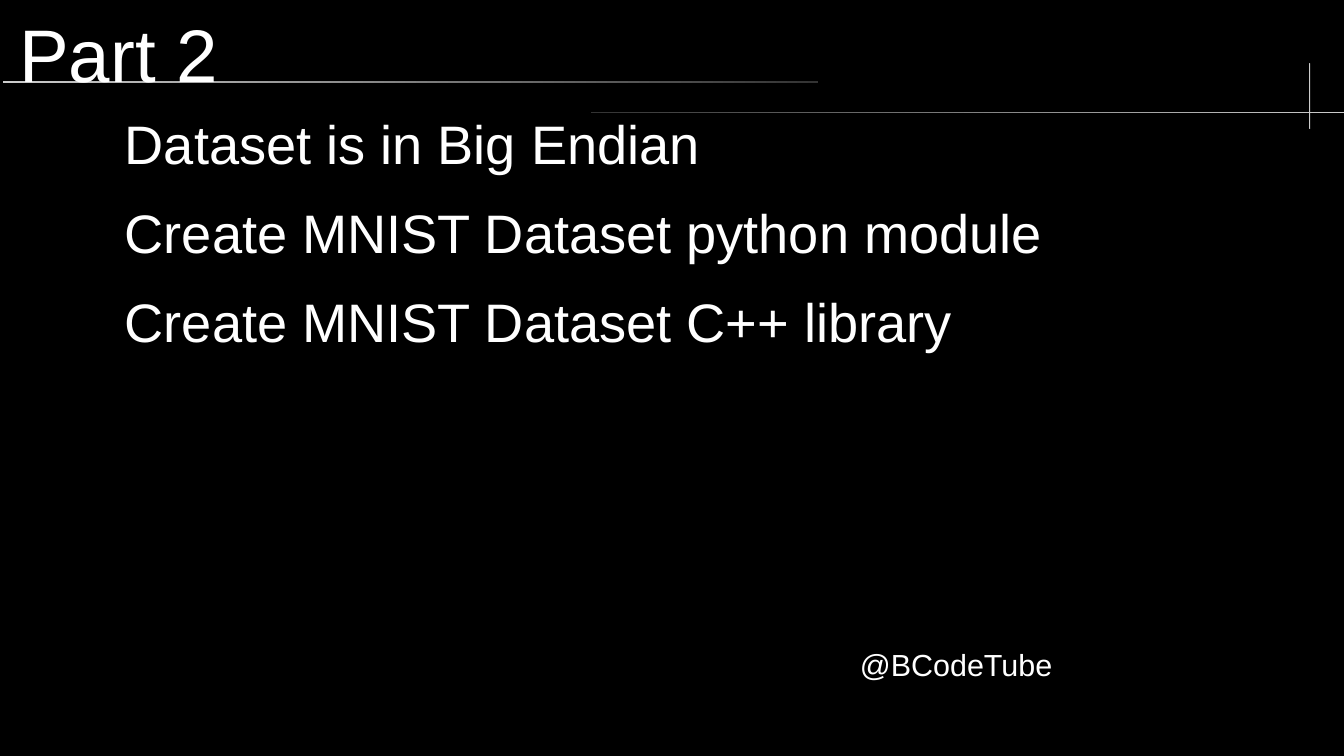
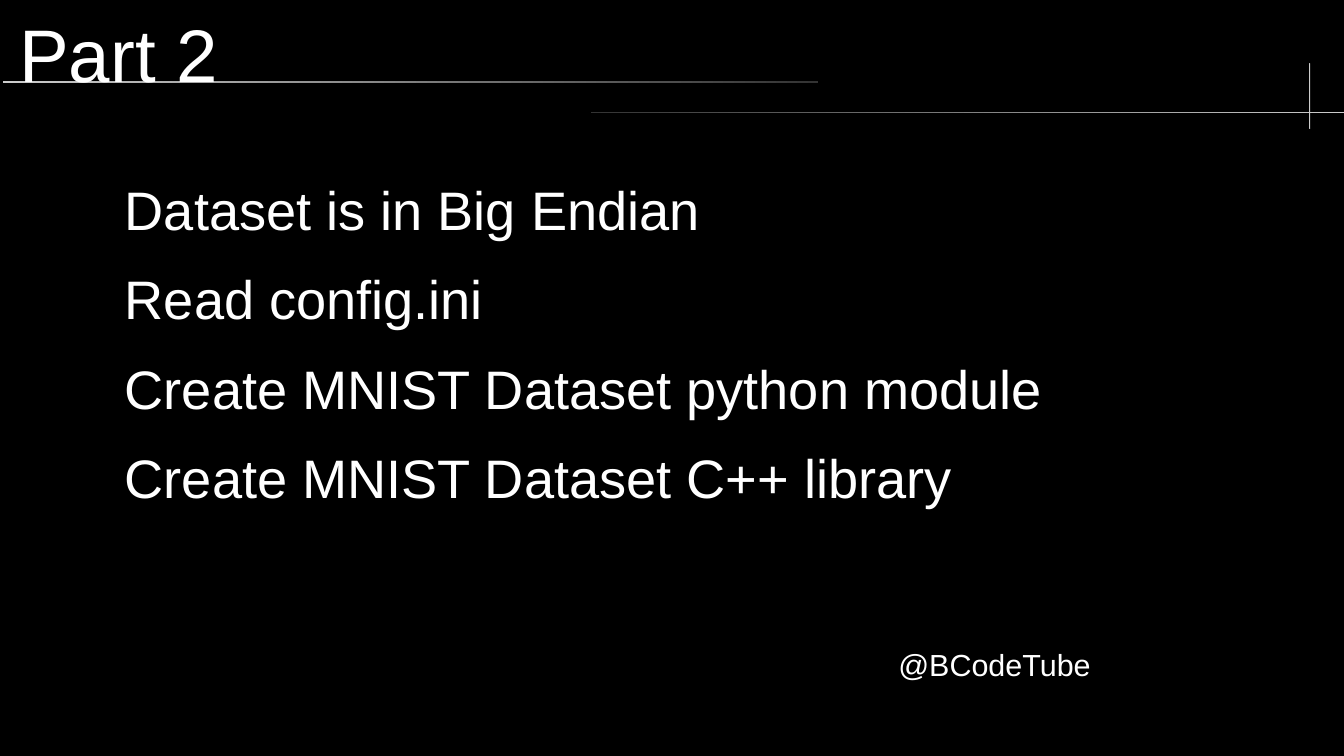
Before and after one commit to brccabral/Cpp_Python_MNIST, a slide deck: slide 12 of MNIST.odp (slide 11 before the commit). Drawn at 1344x756 pixels with LibreOffice and Linux fonts; fonts in the diff are those of the drawing; background and template pictures are left out. Boxes give left, top, right and bottom in pixels: in the first picture for what was removed or moved away, otherwise in the second. Text is boxed around its words. In the diff, an @@ line names an element or a change of style, - is before the commit and + after.

```diff
--- a/MNIST.odp
+++ b/MNIST.odp
@@ text "Dataset is in Big Endian": place and size @@
-text "Dataset is in Big Endian" at bbox=[125, 124, 1042, 351]
+text "Dataset is in Big Endian" at bbox=[125, 190, 1042, 507]
@@ text at bbox=[125, 279, 483, 329]: paragraph added @@
+Read config.ini
@@ text "@BCodeTube": place and size @@
-text "@BCodeTube" at bbox=[860, 654, 1052, 681]
+text "@BCodeTube" at bbox=[898, 654, 1090, 681]
```
Also in this commit, not shown: 13 other slides changed, 1 slide added.
